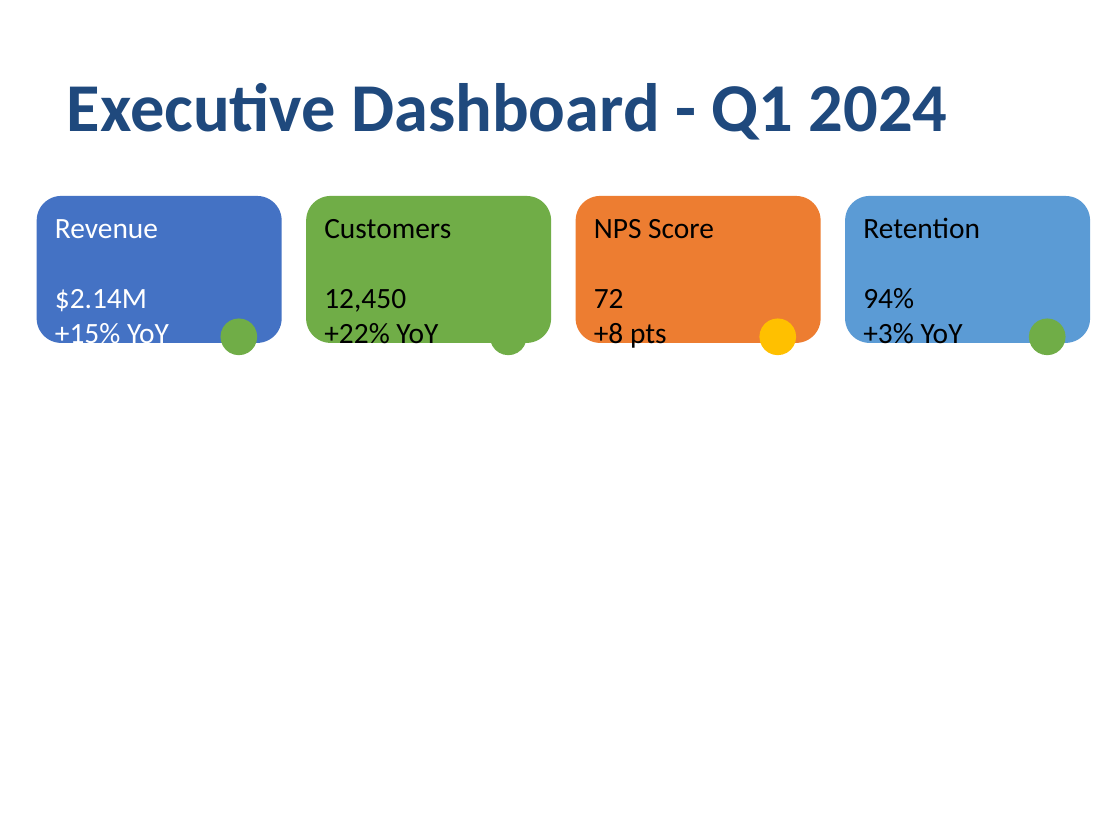
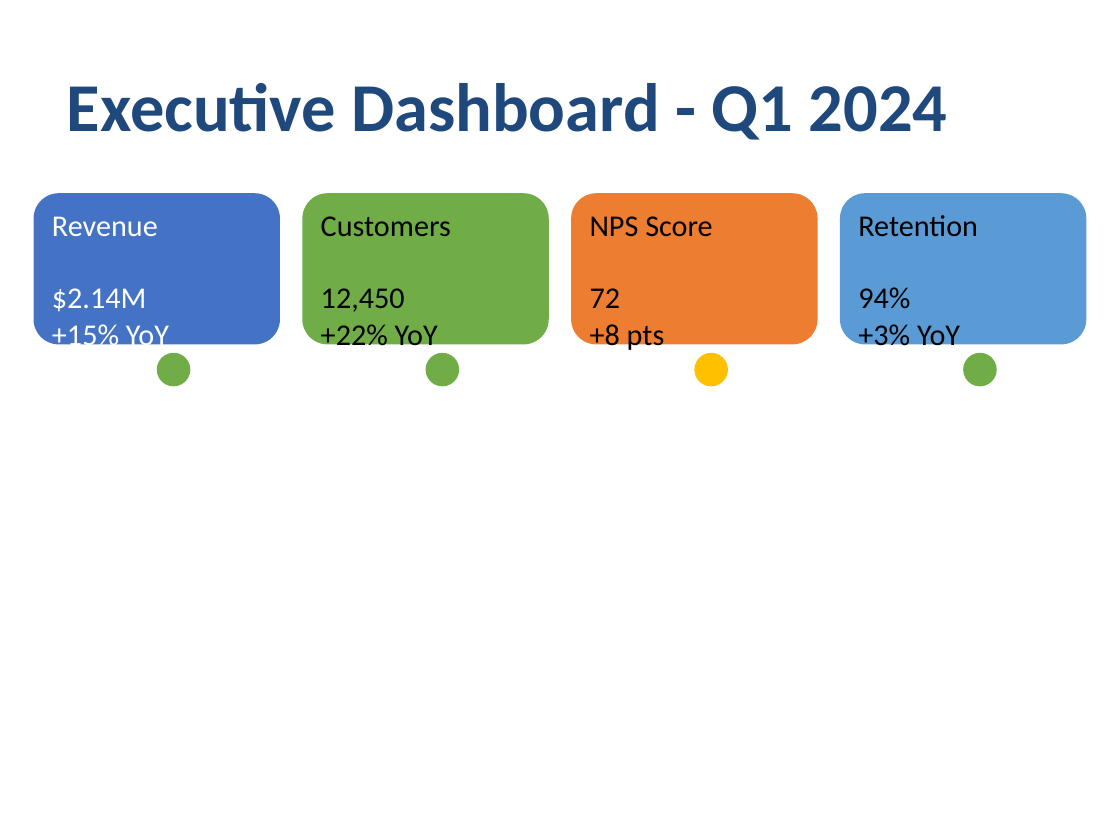
Before and after one commit to yingkitw/ppt-rs, a slide deck: slide 22 of comprehensive_demo.pptx. Drawn at 1120x840 pixels with LibreOffice and Linux fonts; fonts in the diff are those of the drawing. Boxes give left, top, right and bottom in pixels: in the first picture for what was removed or moved away, otherwise in the second. Text is boxed around its words. In the diff, an @@ line names an element or a change of style, - is before the commit and + after.

```diff
--- a/comprehensive_demo.pptx
+++ b/comprehensive_demo.pptx
@@ rounded rectangle "Customers 12,450 +22% YoY": place and size @@
-rounded rectangle "Customers 12,450 +22% YoY" at <box>306,196,551,343</box>
+rounded rectangle "Customers 12,450 +22% YoY" at <box>302,194,549,345</box>
@@ rounded rectangle "NPS Score 72 +8 pts": place and size @@
-rounded rectangle "NPS Score 72 +8 pts" at <box>576,196,821,343</box>
+rounded rectangle "NPS Score 72 +8 pts" at <box>571,194,818,345</box>
@@ size 18.9 to 19.4 pt in 4 elements at <box>34,194,280,345</box>, <box>302,194,549,345</box>, <box>571,194,818,345</box>, <box>840,194,1086,345</box> @@
@@ rounded rectangle "Retention 94% +3% YoY": place and size @@
-rounded rectangle "Retention 94% +3% YoY" at <box>846,196,1091,343</box>
+rounded rectangle "Retention 94% +3% YoY" at <box>840,194,1086,345</box>
@@ ellipse: place and size @@
-ellipse at <box>221,318,258,355</box>
+ellipse at <box>157,353,190,386</box>
@@ ellipse: place and size @@
-ellipse at <box>489,318,526,355</box>
+ellipse at <box>426,353,459,386</box>
@@ ellipse: place and size @@
-ellipse at <box>759,318,796,355</box>
+ellipse at <box>694,353,728,386</box>
@@ ellipse: place and size @@
-ellipse at <box>1029,318,1066,355</box>
+ellipse at <box>963,353,997,386</box>
```
Also in this commit, not shown: 54 other files.
